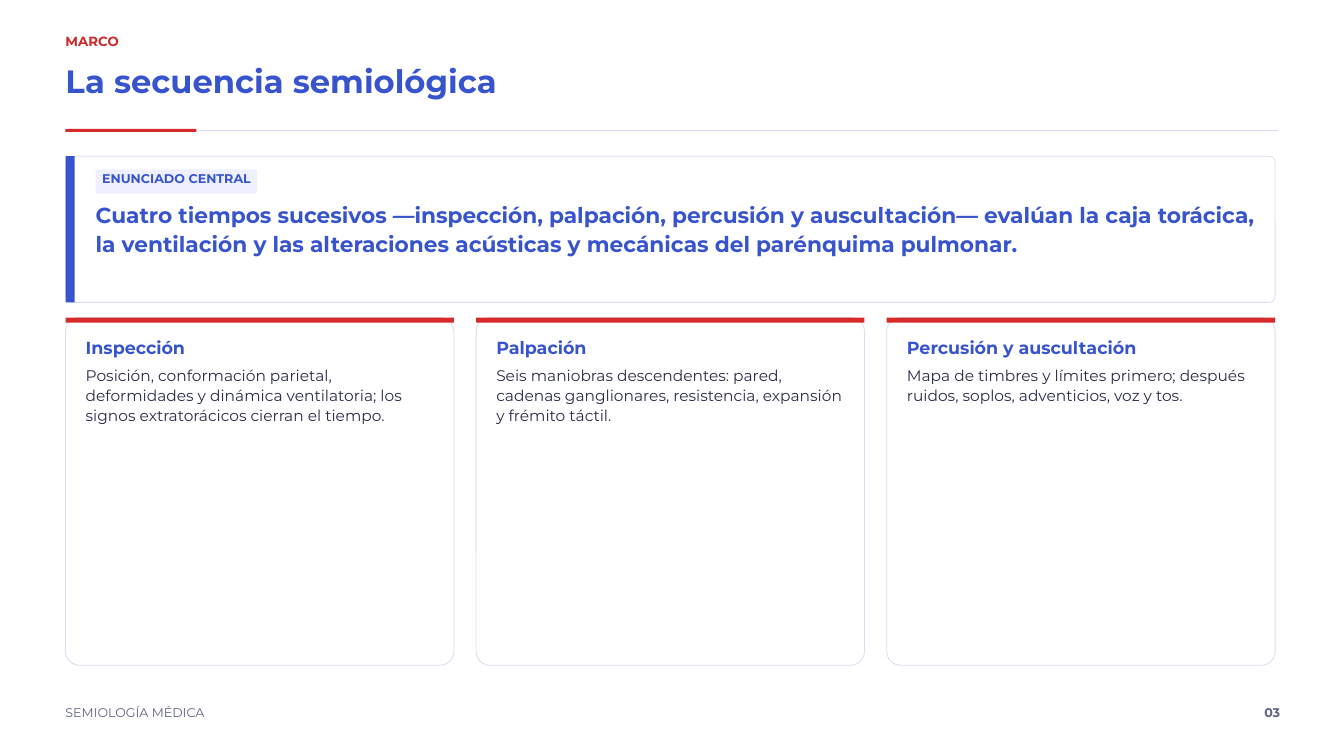
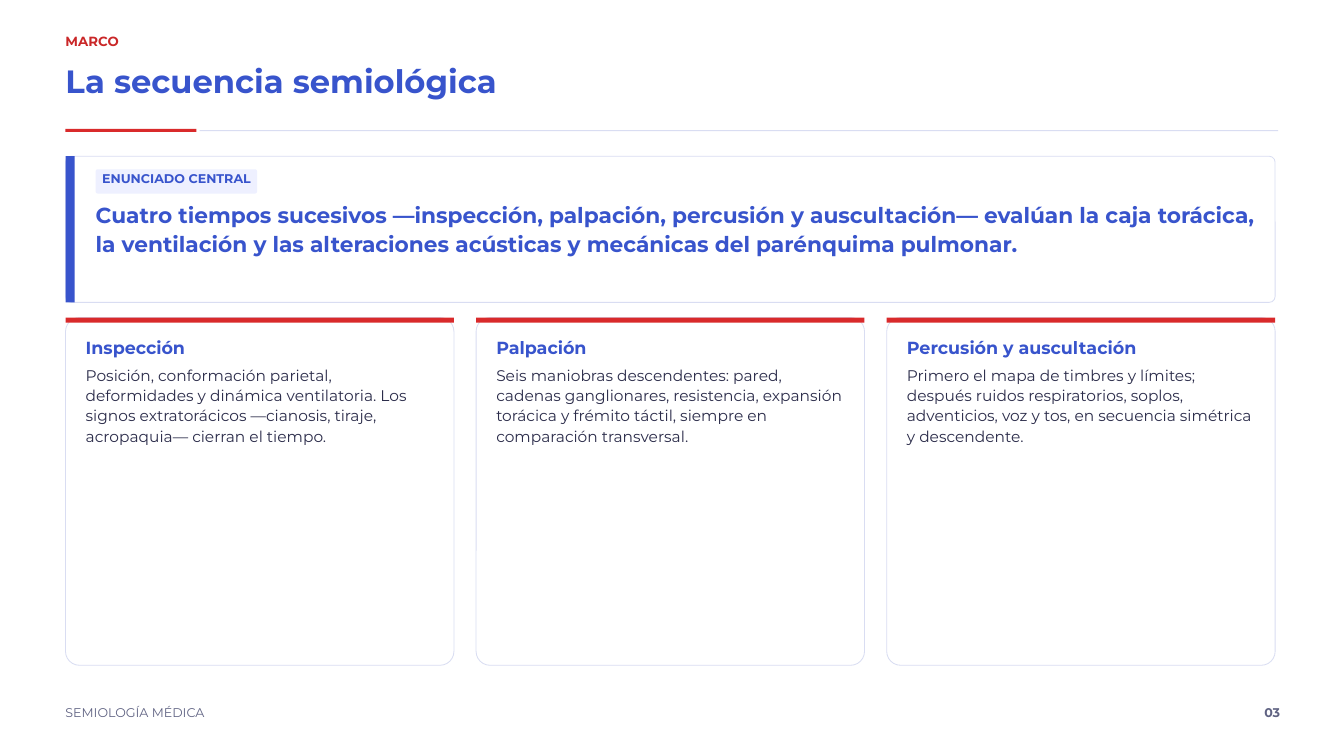
Before and after one commit to rpsin9096/slide-repo-v1, a slide deck: slide 3 of decks/semiotecnia-torax/semiotecnia_del_torax.pptx. Drawn at 1344x756 pixels with LibreOffice and Linux fonts; fonts in the diff are those of the drawing. Boxes give left, top, right and bottom in pixels: in the first picture for what was removed or moved away, otherwise in the second. Text is boxed around its words. In the diff, an @@ line names an element or a change of style, - is before the commit and + after.

Commit message:
Deck: lámina de tres maniobras y textos al presupuesto
- fig_3_9_3_10_3_11: escultor, trofismo y tono en una sola lámina.
- Tarjetas y fichas ampliadas hasta ~90% del límite de caracteres.
- Referencias repartidas por figura y página.

```diff
--- a/decks/semiotecnia-torax/semiotecnia_del_torax.pptx
+++ b/decks/semiotecnia-torax/semiotecnia_del_torax.pptx
@@ text at (x1=86, y1=369, x2=406, y2=445): text changed @@
-Posición, conformación parietal, deformidades y dinámica ventilatoria; los signos extratorácicos cierran el tiempo.
+Posición, conformación parietal, deformidades y dinámica ventilatoria. Los signos extratorácicos —cianosis, tiraje, acropaquia— cierran el tiempo.
@@ text at (x1=496, y1=369, x2=842, y2=445): text changed @@
-Seis maniobras descendentes: pared, cadenas ganglionares, resistencia, expansión y frémito táctil.
+Seis maniobras descendentes: pared, cadenas ganglionares, resistencia, expansión torácica y frémito táctil, siempre en comparación transversal.
@@ text at (x1=907, y1=369, x2=1252, y2=445): text changed @@
-Mapa de timbres y límites primero; después ruidos, soplos, adventicios, voz y tos.
+Primero el mapa de timbres y límites; después ruidos respiratorios, soplos, adventicios, voz y tos, en secuencia simétrica y descendente.
```
Also in this commit, not shown: 5 other slides changed, 5 other files.
